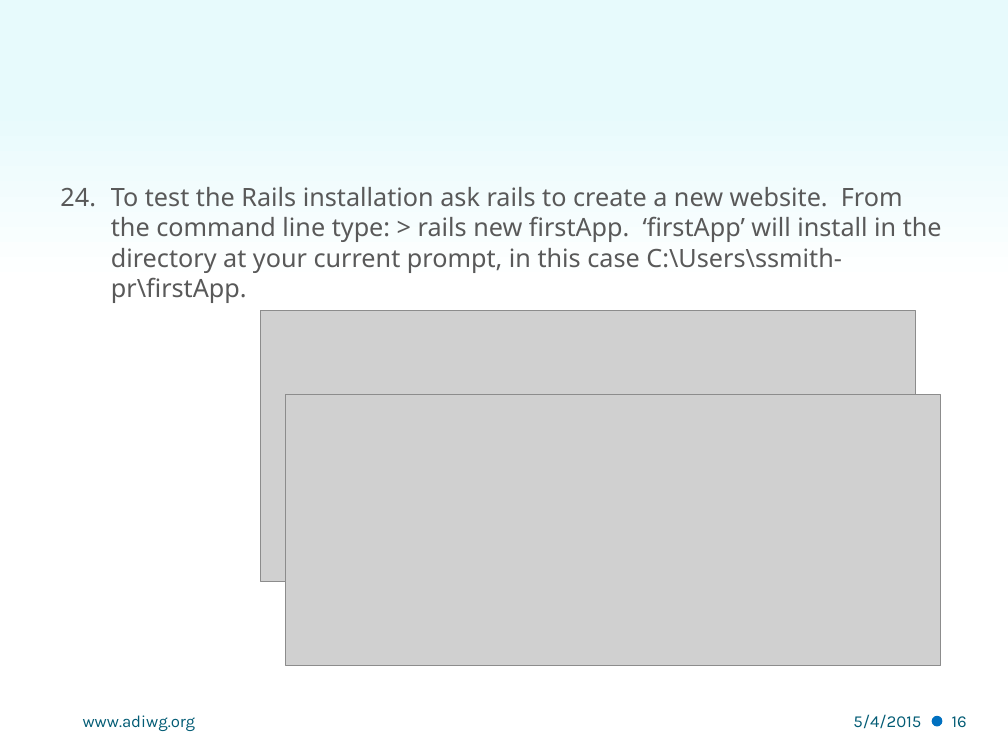
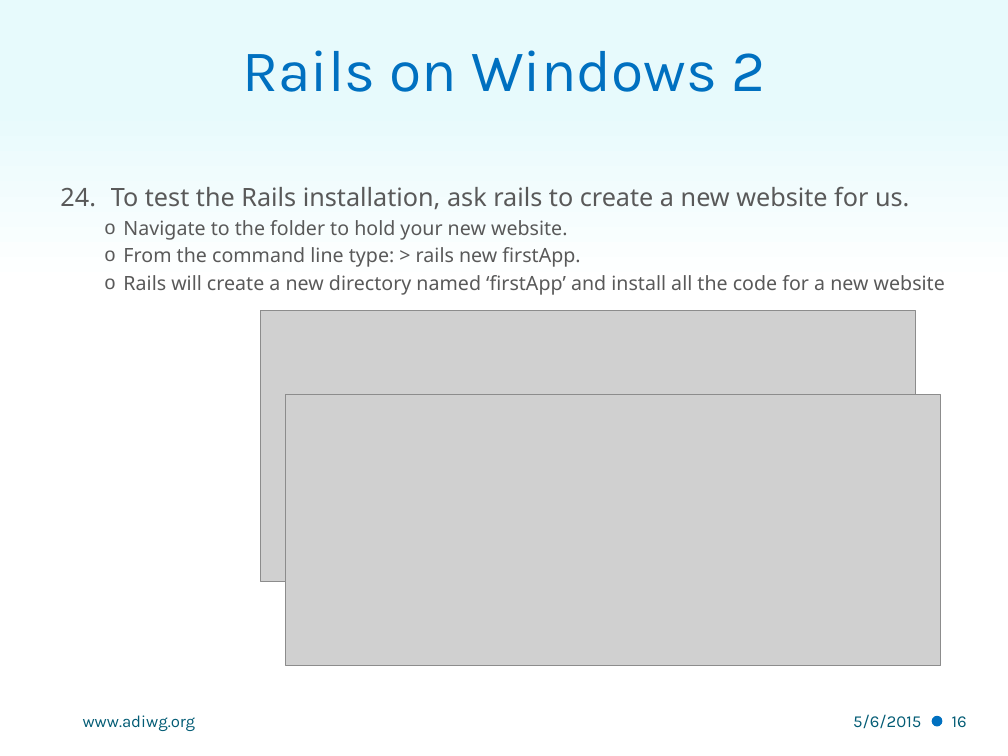
Before and after one commit to adiwg/mdWorkshop, a slide deck: slide 16 of S3 - Windows Installation.pptx. Drawn at 1008x756 pixels with LibreOffice and Linux fonts; fonts in the diff are those of the drawing; grey boxes stand for pictures; background and template pictures are left out. Boxes give left, top, right and bottom in pixels: in the first picture for what was removed or moved away, otherwise in the second. Text is boxed around its words. In the diff, an @@ line names an element or a change of style, - is before the commit and + after.

```diff
--- a/S3 - Windows Installation.pptx
+++ b/S3 - Windows Installation.pptx
@@ title added at box(243, 50, 765, 92), 42 pt, text #0070C0 @@
+Rails on Windows 2
@@ text at box(111, 187, 945, 295): text changed; size 18 to 14 pt @@
-24. To test the Rails installation ask rails to create a new website. From the command line type: > rails new firstApp. ‘firstApp’ will install in the directory at your current prompt, in this case C:\Users\ssmith-pr\firstApp.
+24. To test the Rails installation, ask rails to create a new website for us.
+  o Navigate to the folder to hold your new website.
+  o From the command line type: > rails new firstApp.
+  o Rails will create a new directory named ‘firstApp’ and install all the code for a new website
@@ text at box(853, 714, 921, 729): text changed @@
-5/4/2015
+5/6/2015
```
Also in this commit, not shown: 24 other slides changed, 3 other files.
